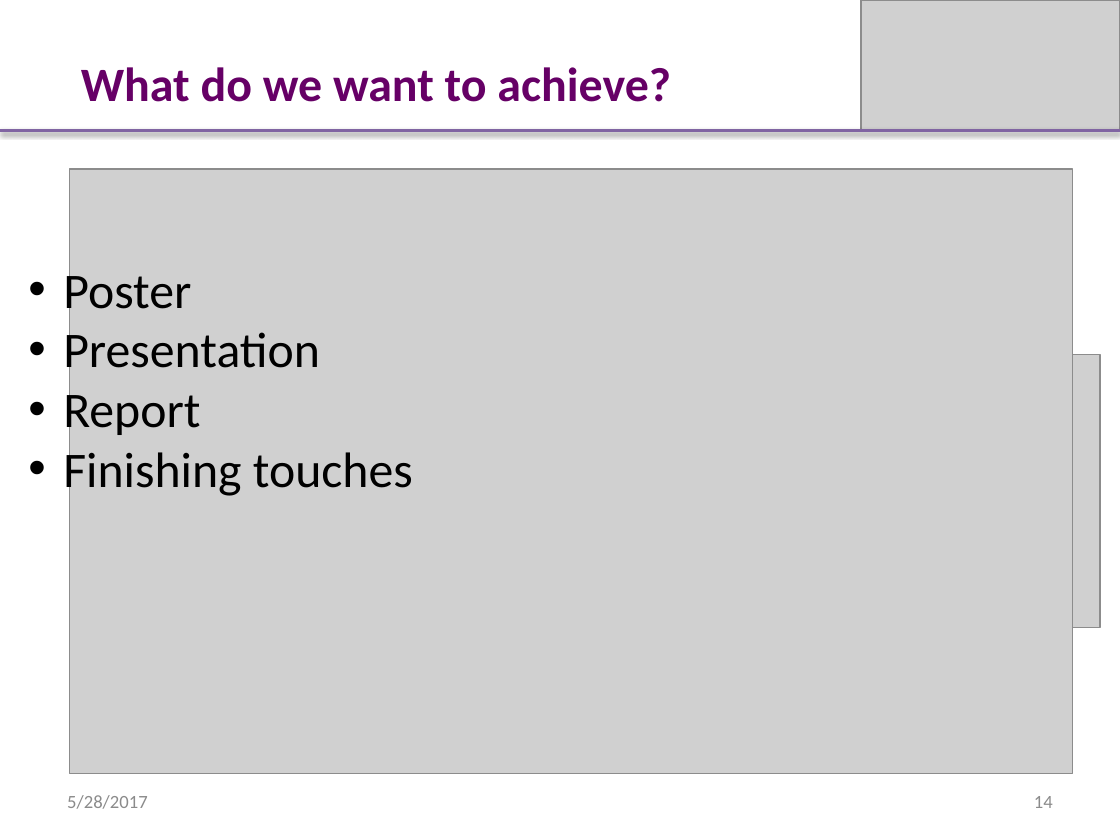
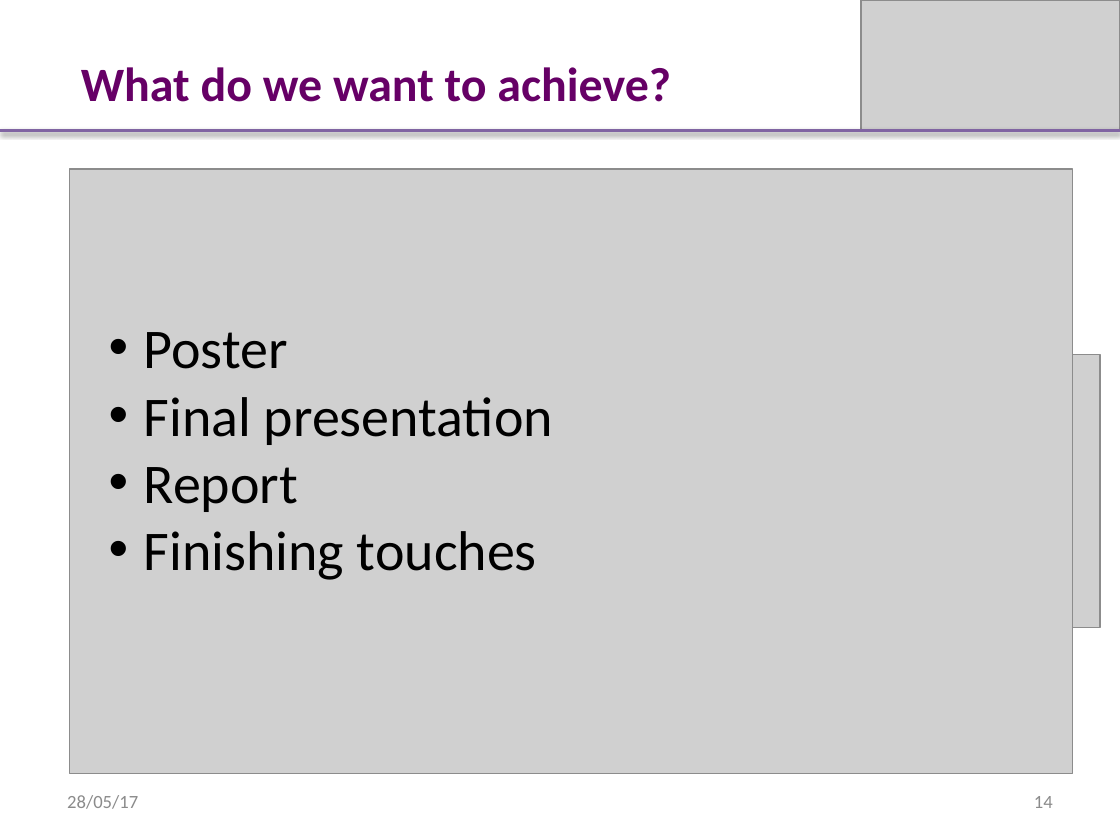
Before and after one commit to InternetOfTrash/iot-docs, a slide deck: slide 14 of presentation_28may.pptx. Drawn at 1120x840 pixels with LibreOffice and Linux fonts; fonts in the diff are those of the drawing; grey boxes stand for pictures. Boxes give left, top, right and bottom in pixels: in the first picture for what was removed or moved away, otherwise in the second. Text is boxed around its words. In the diff, an @@ line names an element or a change of style, - is before the commit and + after.

```diff
--- a/presentation_28may.pptx
+++ b/presentation_28may.pptx
@@ text "Poster": place and size @@
-text "Poster" at box(63, 267, 413, 499)
+text "Poster" at box(144, 332, 553, 580)
@@ text at box(144, 332, 537, 580): size 32 to 36 pt in "Poster", "Report", "Finishing touches" @@
@@ text at box(144, 397, 553, 445): text changed; size 32 to 36 pt @@
-• Presentation
+• Final presentation
@@ text at box(67, 795, 138, 809): text changed @@
-5/28/2017
+28/05/17
```
Also in this commit, not shown: 9 other slides changed, 4 slides added, 4 slides removed.
